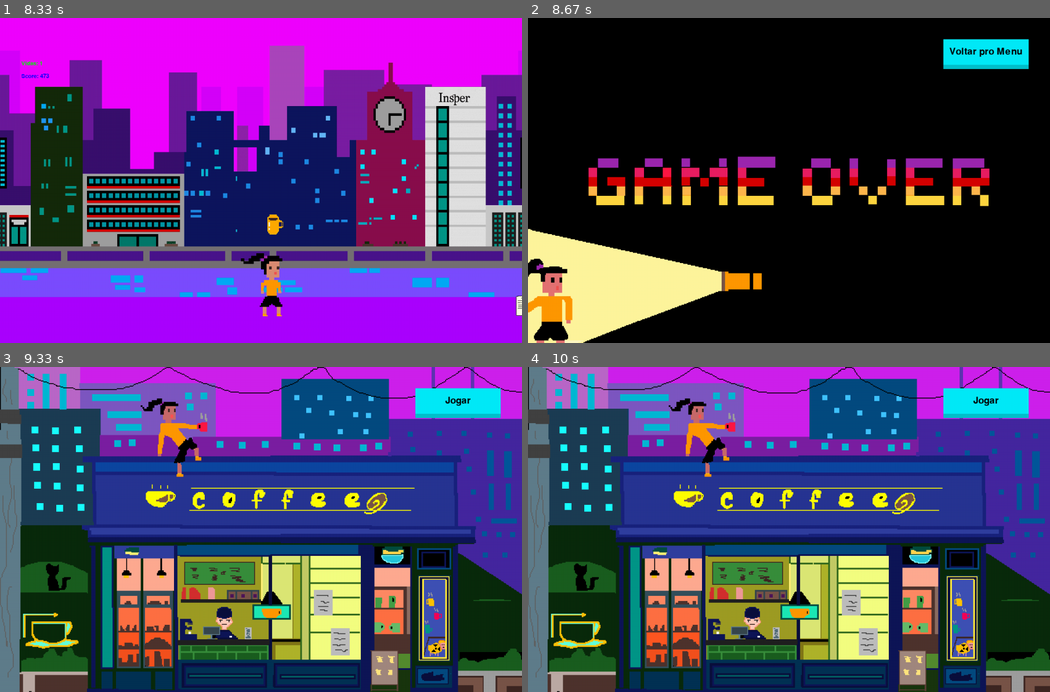
Above: before the commit, frames 1-4 (two rows, left to right).
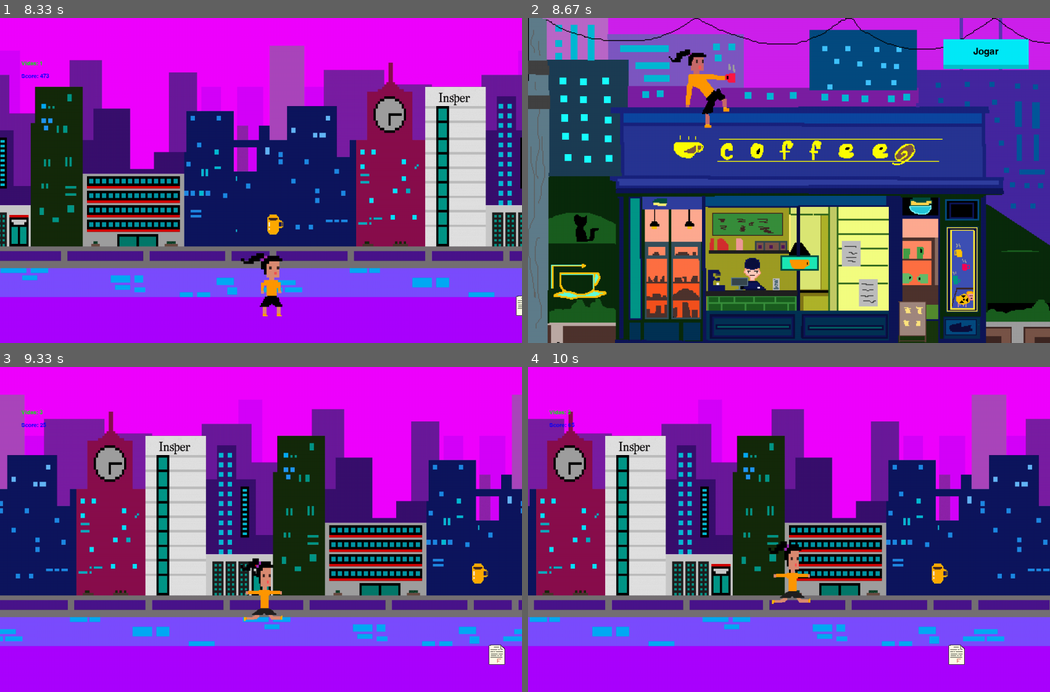
Above: after the commit, the same moments.

Repository: pedrofracassi/insper-dessoft-projeto-final
Game: pygame game, started from main.py
Same seed, same stepped clock (60 frames per second), same inputs: the game is played once before the commit and once after it.
Inputs (mouse positions are in pixels of both pictures, inside the frame that each line leads up to):
- Up to frame 1 (8.33 s): click "Jogar" at 0.38 s; tap Space at 0.67, 1.57, 1.87, 2.57, 2.87, 3.9, 4.97, 5.87, 6.17, 7.2, 7.5, 8.1 s
- Up to frame 2 (8.67 s): tap Space at 8.4 s; click (987, 89) at 8.52 s, where only the run after the commit has a clickable "Jogar novamente"
- Up to frame 3 (9.33 s): click (459, 402) at 8.85 s, where only the run after the commit has a clickable "Jogar"; move the mouse to (78, 643) at 9.17 s; tap Space at 9.2 s
- Up to frame 4 (10 s): no input

Frame 1 is identical in both runs. In frame 2, 97% of the frame differs, in the area x 0-100%, y 0-100%; in frame 3, 99%; in frame 4, 98%.

Commit message:
colocando o botão de jogar novamente

Diff:
--- a/stages/EndStage.py
+++ b/stages/EndStage.py
@@ -16,6 +16,9 @@
     btn_width = 200
     btn_height = 70
     button_start = button.button(WIDTH - btn_width - 50, 50, btn_width, btn_height, 'Voltar pro Menu')
+    btn_width_1 = 200
+    btn_height_1 = 70
+    button_start_1 = button.button(WIDTH - btn_width_1 - 50, 130, btn_width_1,btn_height_1, 'Jogar novamente ')
     sprites = pygame.sprite.Group()
     sprites.add(end)
 
@@ -25,6 +28,7 @@
       self.window.fill((0, 0, 0))
       sprites.draw(self.window)
       button_start.draw(self.window)
+      button_start_1.draw(self.window)
       for event in pygame.event.get():
         if event.type == pygame.QUIT:
           done = True
@@ -32,4 +36,7 @@
         if event.type == pygame.MOUSEBUTTONDOWN and button_start.isBeingHovered():
           done = True
           return 'game'
+        if event.type == pygame.MOUSEBUTTONDOWN and button_start_1.isBeingHovered():
+          done = True
+          return 'game'
       pygame.display.update()
